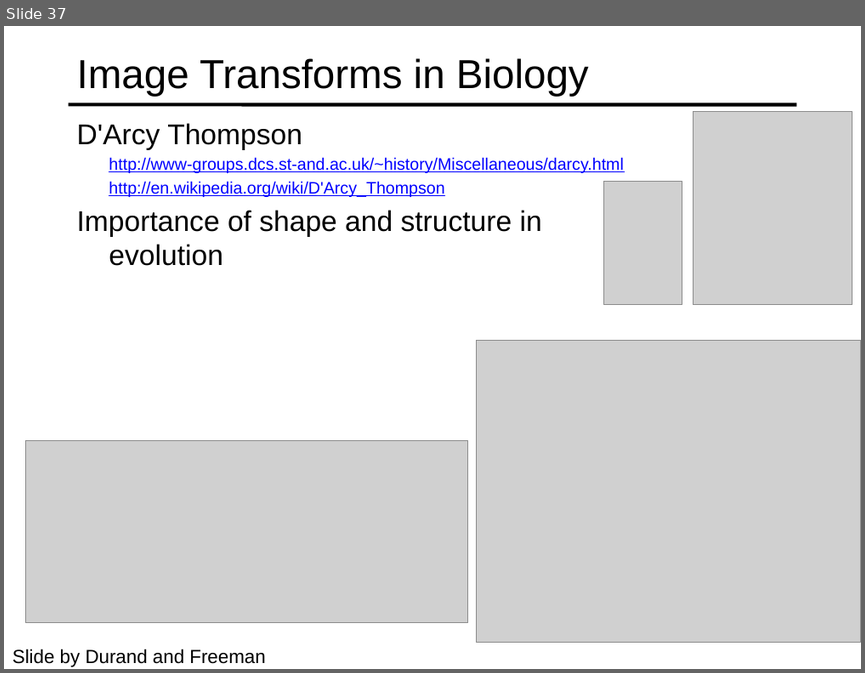
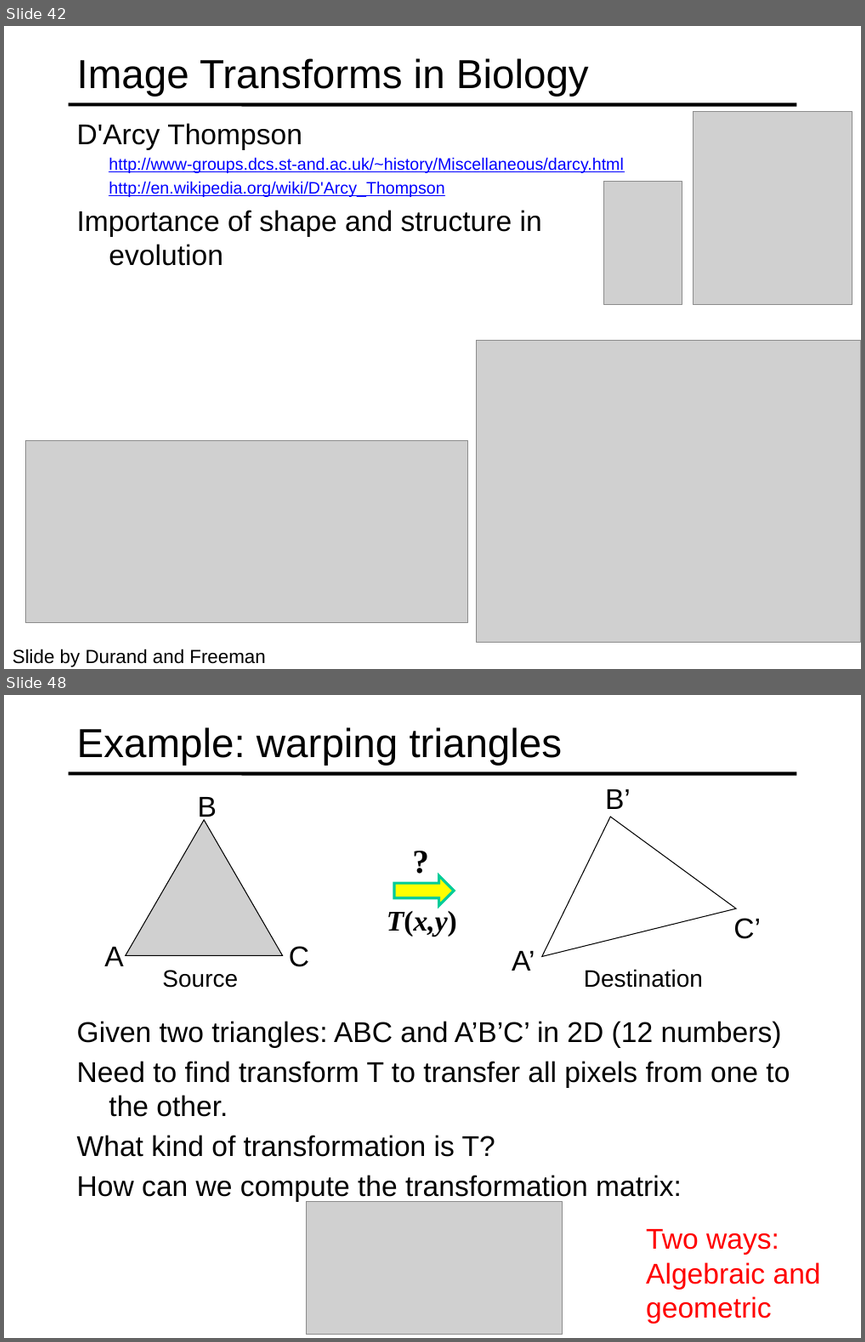
Before and after one commit to cal-cs180/cal-cs180.github.io, a slide deck: fa26/Lectures/ImageTransformations2026.pptx. Shown one above the other, each under a label of ours: slide 37 before the commit, slides 42 and 48 after it; the slides between them are not shown. The pictures are 865x673 and 865x1342 pixels, drawn with LibreOffice and Linux fonts; fonts in the diff are those of the drawing; grey boxes stand for pictures. Boxes give left, top, right and bottom in pixels: in the first picture for what was removed or moved away, otherwise in the second. Text is boxed around its words. In the diff, an @@ line names an element or a change of style, - is before the commit and + after.

Commit message:
fa26: replace Oct 6 Image Transformations with Ren's updated deck
Updated slides from Ren Ng (Re: Slides for today) — adds announcements
and expands to 49 pages; keep schedule title and ambassadors thumbnail.

```diff
--- a/fa26/Lectures/ImageTransformations2026.pptx
+++ b/fa26/Lectures/ImageTransformations2026.pptx
@@ slide 48 added at (x1=4, y1=695, x2=861, y2=1338), background #FFFFFF; not listed: 1 template element that a slide beside it also shows @@
@@ title added at (x1=77, y1=727, x2=562, y2=766), 34 pt, text #000000 @@
+Example: warping triangles
@@ triangle added at (x1=513, y1=793, x2=736, y2=956), fill #FFFFFF, outline #000000 0.75 pt @@
@@ text added at (x1=605, y1=789, x2=630, y2=809), 24 pt, text #000000 @@
+B’
@@ picture added at (x1=126, y1=820, x2=283, y2=955) @@
@@ text added at (x1=198, y1=797, x2=216, y2=823), 24 pt, text #000000 @@
+B
@@ text added at (x1=404, y1=835, x2=438, y2=885), 28 pt, text #000000, bold @@
+?
@@ right arrow added at (x1=394, y1=876, x2=454, y2=906), fill #FFFF00, outline #00CC99 2.25 pt @@
@@ text added at (x1=386, y1=911, x2=457, y2=936), 24 pt, text #000000, bold, italic @@
+T(x,y)
@@ text added at (x1=733, y1=918, x2=760, y2=939), 24 pt, text #000000 @@
+C’
@@ text added at (x1=104, y1=947, x2=123, y2=966), 24 pt, text #000000 @@
+A
@@ text added at (x1=289, y1=946, x2=309, y2=967), 24 pt, text #000000 @@
+C
@@ text added at (x1=162, y1=970, x2=238, y2=987), 20 pt, text #000000 @@
+Source
@@ text added at (x1=511, y1=951, x2=534, y2=970), 24 pt, text #000000 @@
+A’
@@ text added at (x1=584, y1=969, x2=703, y2=987), 20 pt, text #000000 @@
+Destination
@@ text added at (x1=77, y1=1021, x2=789, y2=1202), 24 pt, text #000000 @@
+Given two triangles: ABC and A’B’C’ in 2D (12 numbers)
+Need to find transform T to transfer all pixels from one to the other.
+What kind of transformation is T?
+How can we compute the transformation matrix:
@@ picture added at (x1=307, y1=1202, x2=562, y2=1334) @@
@@ text added at (x1=646, y1=1229, x2=821, y2=1323), 24 pt, text #FF0000 @@
+Two ways:
+Algebraic and
+geometric
@@ what was slide 37 is now slide 42 @@
```
Also in this commit, not shown: 1 slide changed, 11 other slides added, 1 other file.
